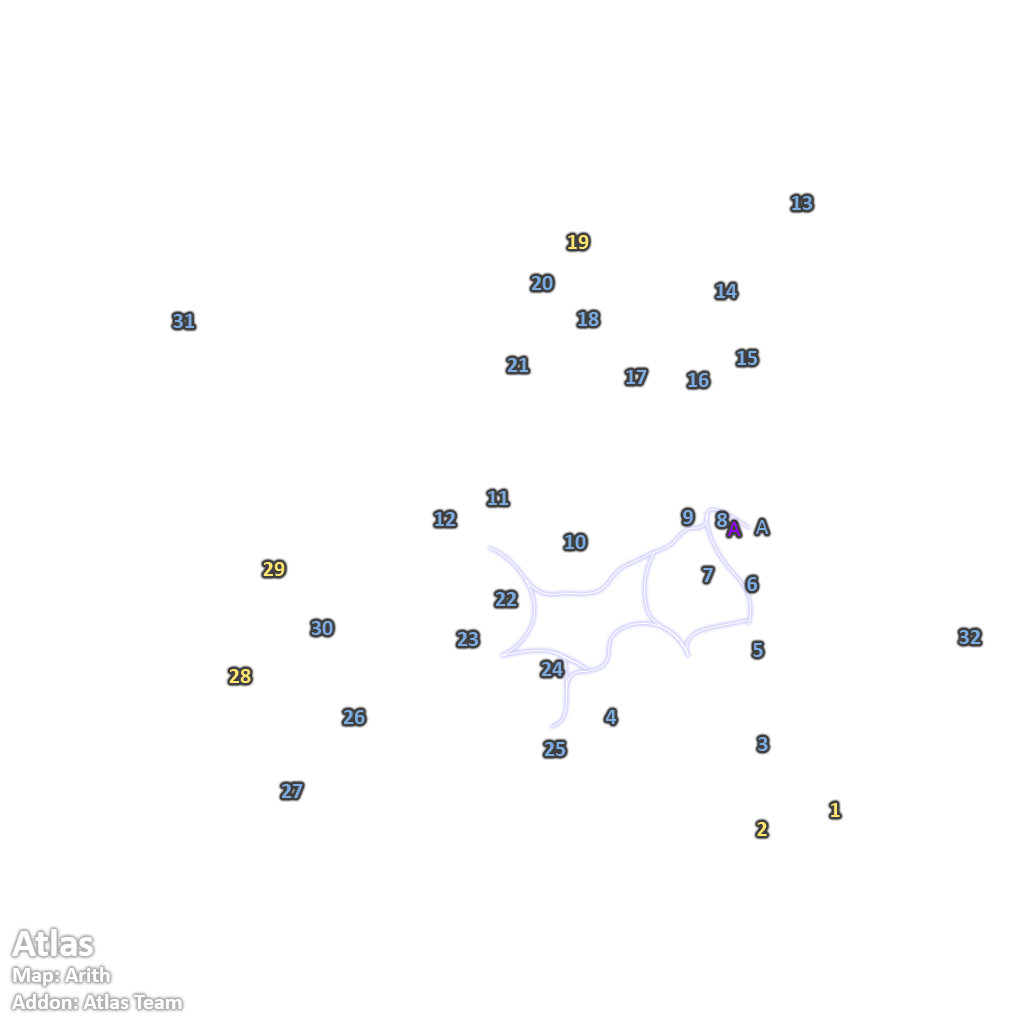
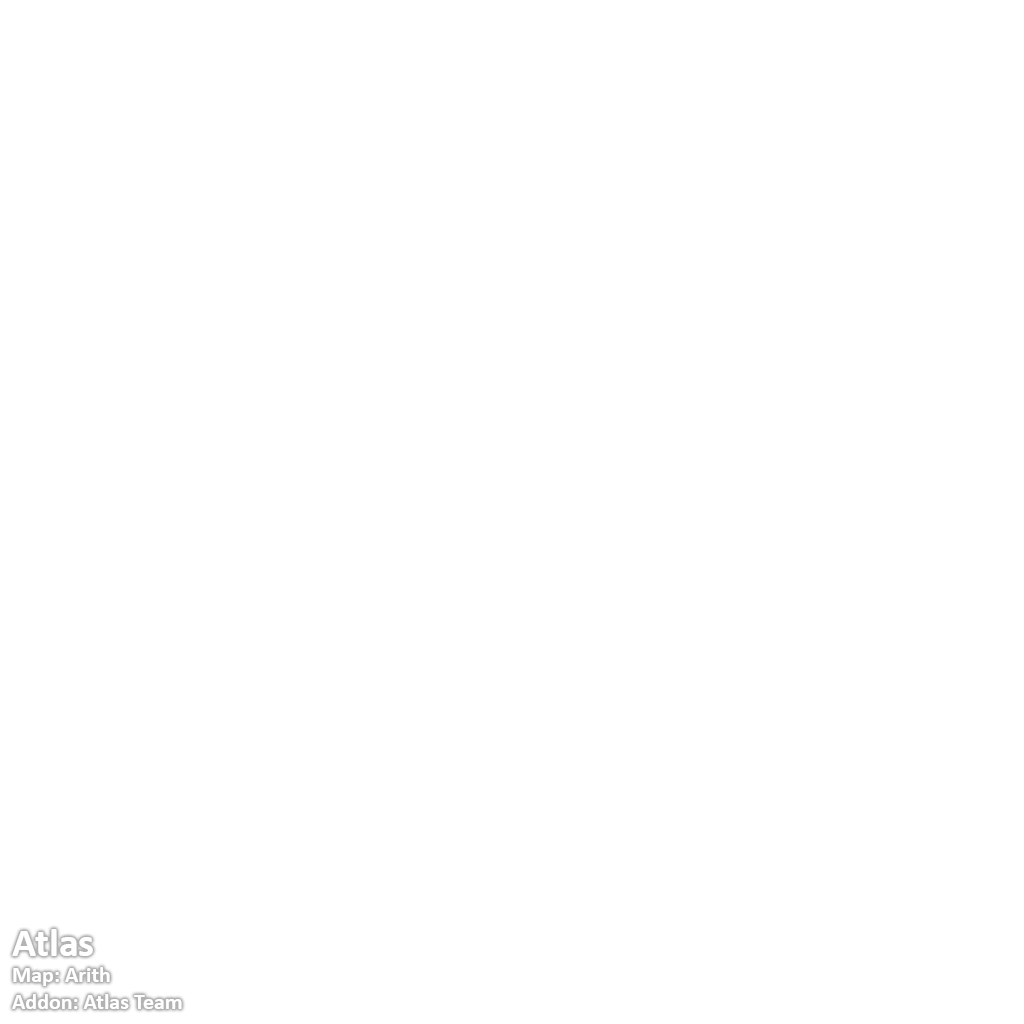
Revision of a layered 1024 × 1024 image; what changed, layer by layer:
hid group "Group 1" (34 layers) over [173, 196, 981, 836]
hid group "Group 2" (10 layers) over [489, 509, 751, 727]
